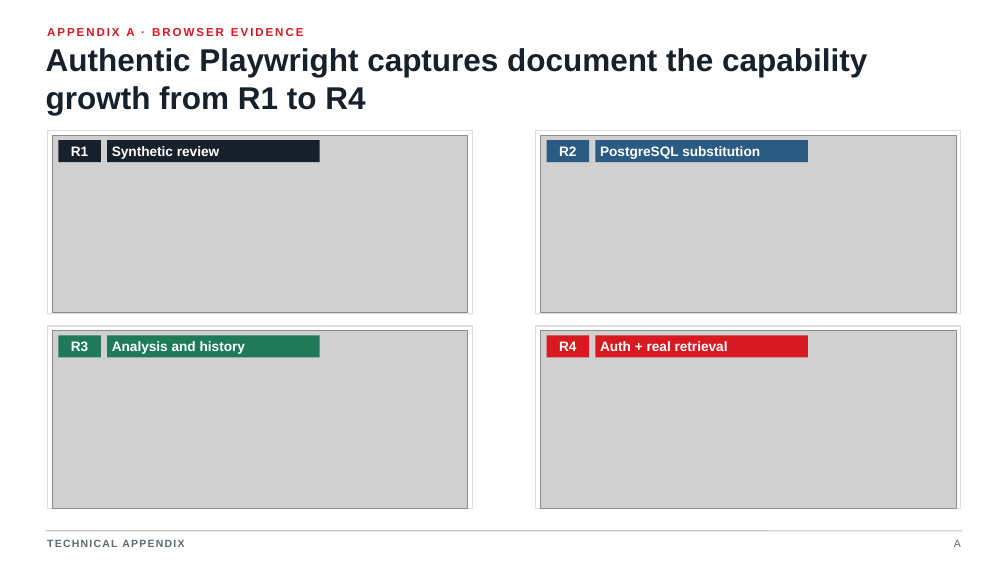
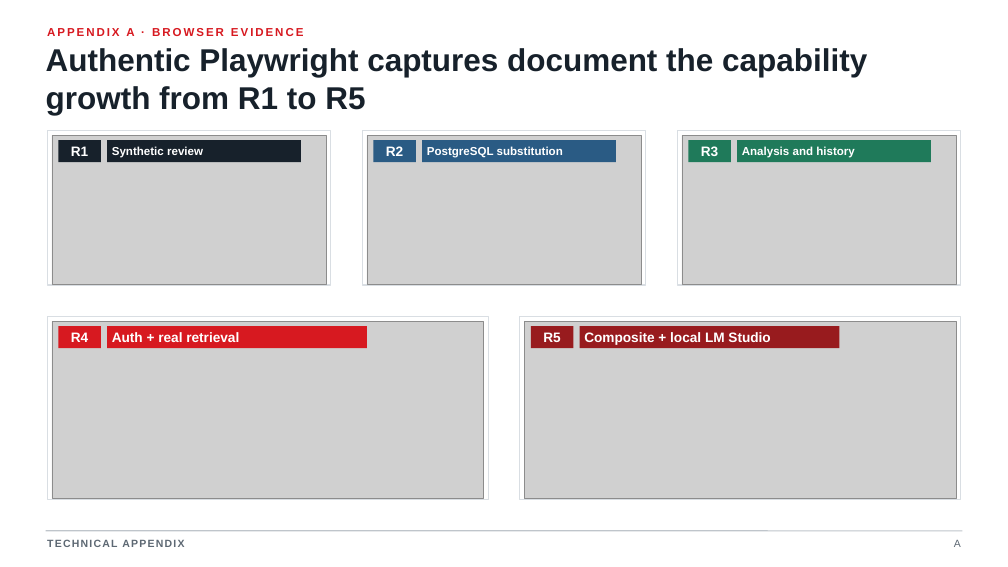
Before and after one commit to jdoe-dev-159753/specgraph-reference-app, a slide deck: slide 13 of docs/presentation/output/Customer_Activity_Analytics_final.pptx. Drawn at 1008x567 pixels with LibreOffice and Linux fonts; fonts in the diff are those of the drawing; grey boxes stand for pictures. Boxes give left, top, right and bottom in pixels: in the first picture for what was removed or moved away, otherwise in the second. Text is boxed around its words. In the diff, an @@ line names an element or a change of style, - is before the commit and + after.

Commit message:
docs: align final reviewer presentation with delivered R5

```diff
--- a/docs/presentation/output/Customer_Activity_Analytics_final.pptx
+++ b/docs/presentation/output/Customer_Activity_Analytics_final.pptx
@@ text at [46, 48, 867, 115]: text changed @@
-Authentic Playwright captures document the capability growth from R1 to R4
+Authentic Playwright captures document the capability growth from R1 to R5
@@ rectangle: place and size @@
-rectangle at [47, 131, 472, 314]
+rectangle at [47, 131, 330, 285]
@@ picture: place and size @@
-picture at [52, 135, 468, 312]
+picture at [52, 135, 326, 284]
@@ rectangle "Synthetic review": place and size @@
-rectangle "Synthetic review" at [107, 140, 320, 162]
+rectangle "Synthetic review" at [107, 140, 301, 162]
@@ rectangle added at [362, 131, 646, 285], fill #FFFFFF, outline #D9DEE3 1 pt @@
@@ picture: place and size @@
-picture at [541, 135, 957, 312]
+picture at [367, 135, 640, 284]
@@ rectangle "R2": place and size @@
-rectangle "R2" at [547, 140, 589, 162]
+rectangle "R2" at [374, 140, 416, 162]
@@ rectangle "PostgreSQL substitution": place and size @@
-rectangle "PostgreSQL substitution" at [596, 140, 808, 162]
+rectangle "PostgreSQL substitution" at [422, 140, 616, 162]
@@ rectangle: place and size @@
-rectangle at [535, 131, 960, 314]
+rectangle at [678, 131, 961, 285]
@@ picture added at [682, 135, 956, 284] @@
@@ rectangle "R3": place and size @@
-rectangle "R3" at [58, 336, 101, 358]
+rectangle "R3" at [688, 140, 730, 162]
@@ size 13 to 11 pt in 3 elements at [107, 140, 301, 162], [422, 140, 616, 162], [737, 140, 931, 162] @@
@@ rectangle "Analysis and history": place and size @@
-rectangle "Analysis and history" at [107, 336, 320, 358]
+rectangle "Analysis and history" at [737, 140, 931, 162]
@@ rectangle: place and size @@
-rectangle at [47, 326, 472, 509]
+rectangle at [47, 317, 488, 500]
@@ picture: place and size @@
-picture at [52, 331, 468, 508]
+picture at [52, 321, 484, 498]
@@ rectangle "R4": place and size @@
-rectangle "R4" at [547, 336, 589, 358]
+rectangle "R4" at [58, 326, 101, 348]
@@ rectangle "Auth + real retrieval": place and size @@
-rectangle "Auth + real retrieval" at [596, 336, 808, 358]
+rectangle "Auth + real retrieval" at [107, 326, 368, 348]
@@ rectangle: place and size @@
-rectangle at [535, 326, 960, 509]
+rectangle at [520, 317, 961, 500]
@@ picture: place and size @@
-picture at [541, 331, 957, 508]
+picture at [525, 321, 957, 498]
@@ rectangle added at [531, 326, 573, 348], fill #981B1E, 13 pt, text #FFFFFF, bold @@
+R5
@@ rectangle added at [580, 326, 840, 348], fill #981B1E, 13 pt, text #FFFFFF, bold @@
+Composite + local LM Studio
```
Also in this commit, not shown: 6 other slides changed, 3 other files.
